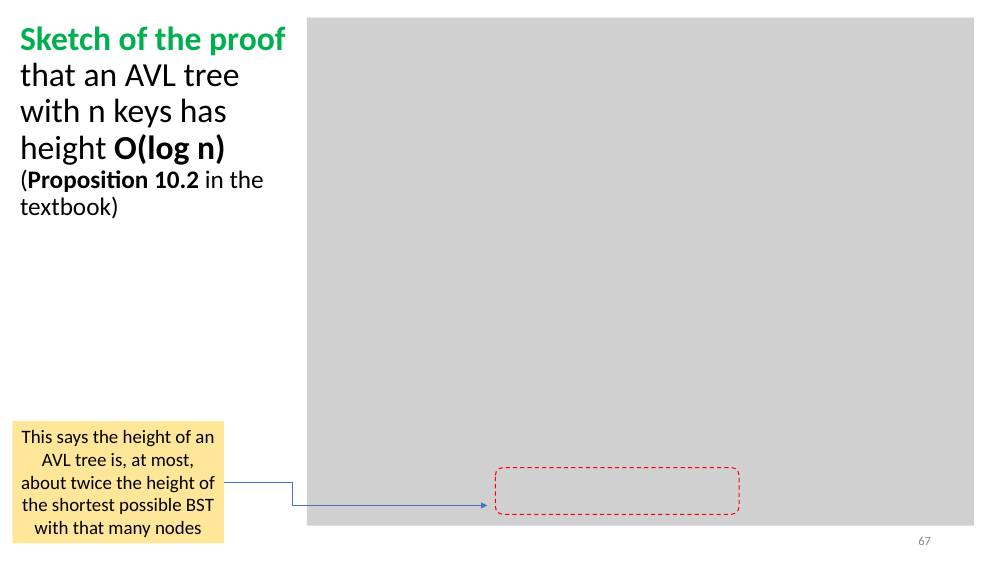
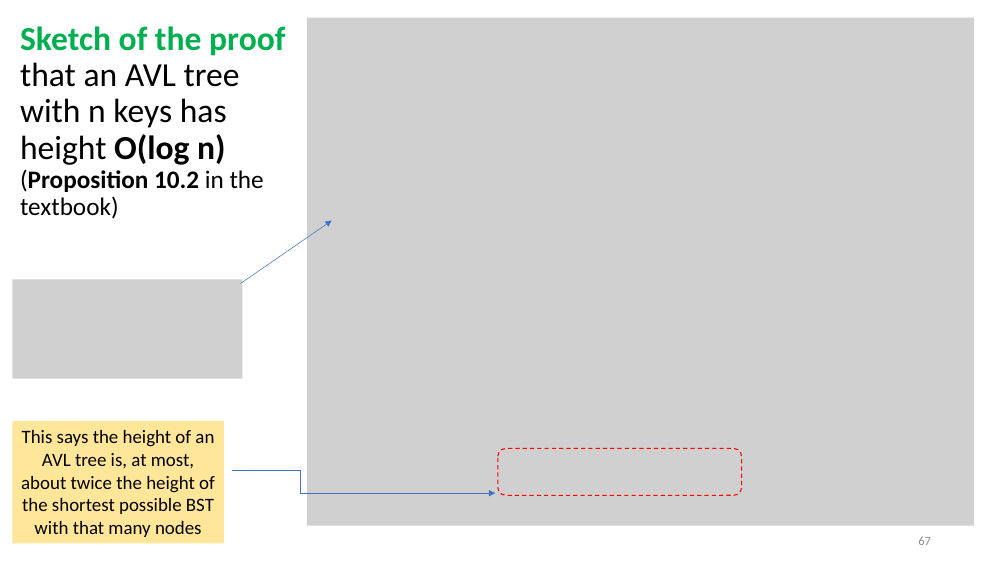
Before and after one commit to tjd1234/cmpt225fall2023, a slide deck: slide 67 of lecture_notes/week10/week10_BSTs.pptx. Drawn at 1008x567 pixels with LibreOffice and Linux fonts; fonts in the diff are those of the drawing; grey boxes stand for pictures. Boxes give left, top, right and bottom in pixels: in the first picture for what was removed or moved away, otherwise in the second. Text is boxed around its words. In the diff, an @@ line names an element or a change of style, - is before the commit and + after.

```diff
--- a/lecture_notes/week10/week10_BSTs.pptx
+++ b/lecture_notes/week10/week10_BSTs.pptx
@@ arrow added from (240, 284) to (332, 221), #4472C4 0.5 pt @@
@@ picture added at (13,280,243,379) @@
@@ rounded rectangle: place and size @@
-rounded rectangle at (495,467,739,514)
+rounded rectangle at (498,448,742,495)
@@ elbow arrow moved from (224, 482) - (488, 506) to (232, 470) - (495, 493) @@
```
Also in this commit, not shown: 7 other slides changed, 2 other files.
